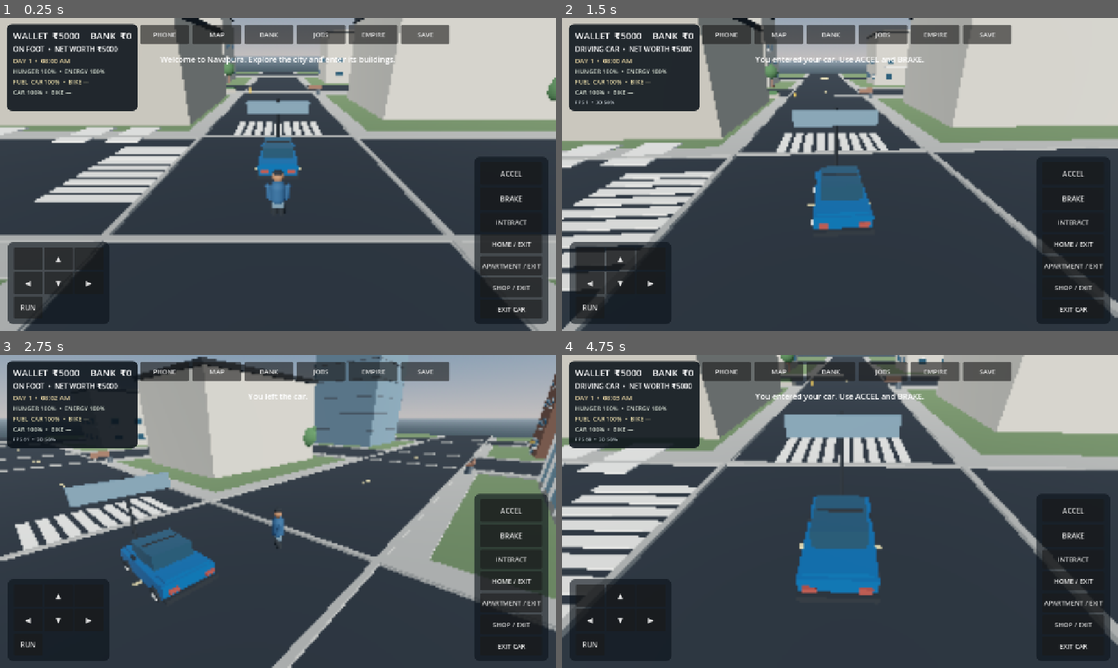
Above: before the commit, frames 1-4 (two rows, left to right).
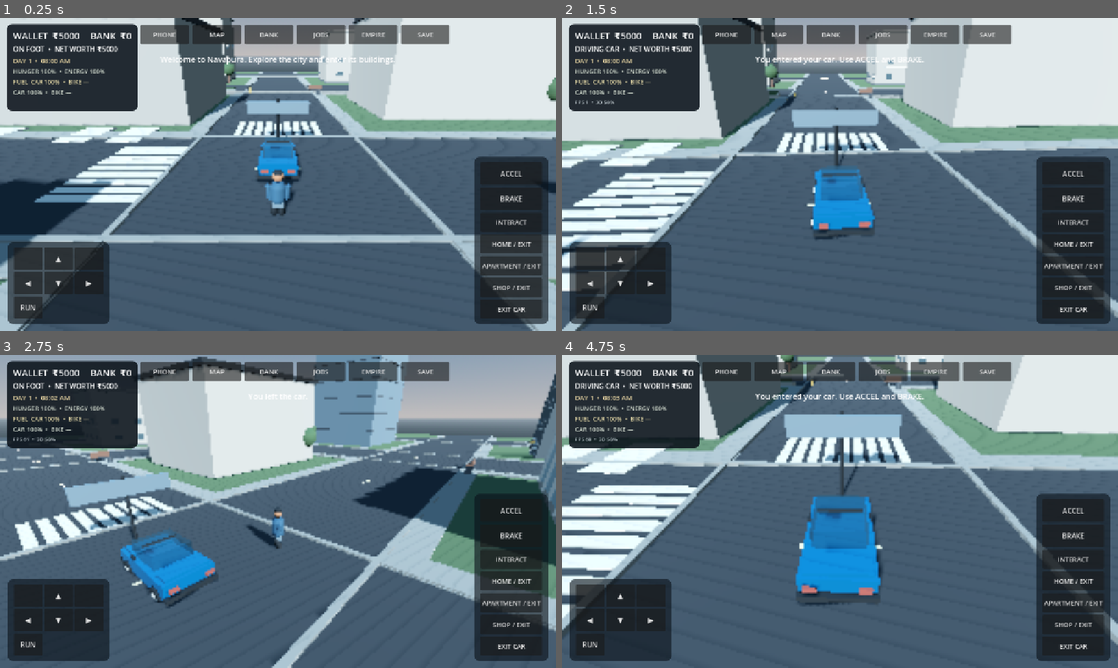
Above: after the commit, the same moments.

Repository: g82202773-coder/-blue-orbit-731
Game: Godot game, scene res://scenes/main.tscn
Same seed, same stepped clock (60 frames per second), same inputs: the game is played once before the commit and once after it.
Inputs (mouse positions are in pixels of both pictures, inside the frame that each line leads up to):
- Up to frame 1 (0.25 s): no input
- Up to frame 2 (1.5 s): move the mouse to (962, 158) at 0.52 s; hold D (move_right) 0.53-1.25 s; tap E (interact) at 0.6 s; click (962, 158) at 0.67 s; drag from (728, 190) to (812, 237) at 1.27 s
- Up to frame 3 (2.75 s): move the mouse to (333, 442) at 2.02 s; hold D (move_right) from 2.03 s (still down); tap E (interact) at 2.1 s
- Up to frame 4 (4.75 s): release D (move_right) at 2.75 s; drag from (812, 574) to (673, 464) at 2.77 s; move the mouse to (1006, 558) at 3.52 s; hold A (move_left) 3.53-4.25 s; tap E (interact) at 3.6 s; drag from (673, 464) to (756, 433) at 4.27 s

The runs differ from the first frame. In frame 1, 74% of the frame differs, in the area x 0-100%, y 0-100%; in frame 2, 74%; in frame 3, 68%; in frame 4, 75%.

Commit message:
Upgrade city to realistic PBR materials, reflective glazing and architectural depth

Diff:
--- a/scripts/main.gd
+++ b/scripts/main.gd
@@ -215,37 +215,63 @@
     showcase_camera.look_at(Vector3(0.0, 0.0, 0.0), Vector3.UP)
 
 func _create_materials() -> void:
+    # Physically based materials: higher-frequency surface response and less
+    # saturated colours help the mobile renderer read as a real city.
     mats = {
-        "asphalt": _material(Color("#292f35"), 0.94),
-        "road_line": _material(Color("#e8d7a0"), 0.78),
-        "sidewalk": _material(Color("#aaa9a3"), 0.88),
-        "grass": _material(Color("#657c55"), 1.0),
-        "concrete": _material(Color("#b8b1a2"), 0.95),
-        "cream": _material(Color("#c9c3b5"), 0.88),
-        "blue": _material(Color("#718b99"), 0.78),
-        "brick": _material(Color("#956c58"), 0.95),
-        "glass": _material(Color("#315b70"), 0.18),
-        "metal": _material(Color("#59636a"), 0.58),
-        "balcony": _material(Color("#d7d3c9"), 0.72),
-        "ac": _material(Color("#d9dedf"), 0.76),
-        "dark": _material(Color("#282d31"), 0.9),
-        "green": _material(Color("#557d50"), 1.0),
-        "skin": _material(Color("#b9825e"), 0.8),
-        "player": _material(Color("#315e83"), 0.78),
-        "car": _material(Color("#176fa8"), 0.24),
-        "yellow": _material(Color("#e6b94e"), 0.55),
-        "white": _material(Color("#e9e5db"), 0.65),
-        "red": _material(Color("#a8493e"), 0.8)
+        "asphalt": _material(Color("#34383b"), 0.96),
+        "road_line": _material(Color("#d8cfad"), 0.82),
+        "sidewalk": _material(Color("#858783"), 0.92),
+        "grass": _material(Color("#4d6044"), 1.0),
+        "concrete": _material(Color("#9b9992"), 0.94),
+        "cream": _material(Color("#aaa69d"), 0.88),
+        "blue": _material(Color("#647681"), 0.76),
+        "brick": _material(Color("#76594b"), 0.93),
+        "glass": _make_glass_material(),
+        "metal": _material(Color("#42494e"), 0.42),
+        "balcony": _material(Color("#b8b8b1"), 0.68),
+        "ac": _material(Color("#b8c0c1"), 0.74),
+        "dark": _material(Color("#202528"), 0.78),
+        "green": _material(Color("#486044"), 1.0),
+        "skin": _material(Color("#a87556"), 0.82),
+        "player": _material(Color("#34556d"), 0.8),
+        "car": _make_car_paint(Color("#176fa8")),
+        "yellow": _material(Color("#c7a75d"), 0.52),
+        "white": _material(Color("#d0cec6"), 0.68),
+        "red": _material(Color("#91483f"), 0.78),
+        "facade_light": _material(Color("#aaa69d"), 0.88),
+        "facade_sand": _material(Color("#9b8e7c"), 0.9),
+        "facade_dark": _material(Color("#62696b"), 0.84),
+        "facade_stone": _material(Color("#8d918e"), 0.94),
+        "window_frame": _material(Color("#30383c"), 0.48),
+        "roof_gravel": _material(Color("#696b68"), 0.98)
     }
 
 func _material(color: Color, rough: float) -> StandardMaterial3D:
     var result := StandardMaterial3D.new()
     result.albedo_color = color
     result.roughness = rough
-    if color == Color("#315b70"):
-        result.metallic = 0.28
-    elif color == Color("#176fa8"):
-        result.metallic = 0.22
+    result.metallic = 0.0
+    result.specular_mode = BaseMaterial3D.SPECULAR_SCHLICK_GGX
+    return result
+
+func _make_glass_material() -> StandardMaterial3D:
+    var result := StandardMaterial3D.new()
+    result.albedo_color = Color(0.18, 0.30, 0.36, 0.48)
+    result.metallic = 0.48
+    result.roughness = 0.12
+    result.transparency = BaseMaterial3D.TRANSPARENCY_ALPHA
+    result.cull_mode = BaseMaterial3D.CULL_DISABLED
+    result.specular_mode = BaseMaterial3D.SPECULAR_SCHLICK_GGX
+    return result
+
+func _make_car_paint(color: Color) -> StandardMaterial3D:
+    var result := StandardMaterial3D.new()
+    result.albedo_color = color
+    result.metallic = 0.42
+    result.roughness = 0.22
+    result.clearcoat_enabled = true
+    result.clearcoat = 0.72
+    result.clearcoat_roughness = 0.18
     return result
 
 func _box_mesh(parent: Node3D, size: Vector3, position: Vector3, material: Material, node_name := "Mesh") -> MeshInstance3D:
@@ -282,11 +308,11 @@
     var sky := Sky.new()
     sky.sky_material = ProceduralSkyMaterial.new()
     environment.sky = sky
-    environment.ambient_light_source = Environment.AMBIENT_SOURCE_COLOR
-    environment.ambient_light_color = Color(0.72, 0.76, 0.82)
-    environment.ambient_light_energy = 0.82
-    environment.ambient_light_color = Color("#c5d0d8")
+    environment.ambient_light_source = Environment.AMBIENT_SOURCE_SKY
+    environment.ambient_light_energy = 0.72
+    environment.reflected_light_source = Environment.REFLECTION_SOURCE_BG
     environment.tonemap_mode = Environment.TONE_MAPPER_FILMIC
+    environment.tonemap_exposure = 1.0
     procedural_sky = sky.sky_material as ProceduralSkyMaterial
     procedural_sky.sky_top_color = Color("#5e8fb8")
     procedural_sky.sky_horizon_color = Color("#c7d7df")
@@ -297,11 +323,13 @@
 
     sun_light = DirectionalLight3D.new()
     sun_light.rotation_degrees = Vector3(-48.0, -32.0, 0.0)
-    sun_light.light_energy = 1.15
+    sun_light.light_energy = 1.05
     # Real-time shadow maps are disproportionately expensive on entry-level phones.
     # Ambient/fill lighting keeps the scene readable without them.
-    sun_light.shadow_enabled = false
-    sun_light.directional_shadow_max_distance = 55.0
+    sun_light.shadow_enabled = true
+    sun_light.shadow_bias = 0.06
+    sun_light.shadow_normal_bias = 1.2
+    sun_light.directional_shadow_max_distance = 48.0
     sun_light.directional_shadow_mode = DirectionalLight3D.SHADOW_PARALLEL_2_SPLITS
     add_child(sun_light)
     _update_day_night()
@@ -340,7 +368,7 @@
                 var center: float = (float(interval[0]) + float(interval[1])) * 0.5
                 _box_mesh(self, Vector3(1.8, 0.14, length), Vector3(road_x + side * 6.9, 0.055, center), mats["sidewalk"], "BlockSidewalk")
 
-    var palettes: Array[Material] = [mats["cream"], mats["blue"], mats["brick"], mats["concrete"]]
+    var palettes: Array[Material] = [mats["facade_light"], mats["facade_sand"], mats["facade_dark"], mats["facade_stone"]]
     var index := 0
     for x in [-60.0, -20.0, 20.0, 60.0]:
         for z in [-60.0, -20.0, 20.0, 60.0]:
@@ -1089,7 +1117,14 @@
     shape_node.shape = shape
     body.add_child(shape_node)
     _box_mesh(body, size, Vector3.ZERO, facade, "BuildingFacade")
-    _box_mesh(body, Vector3(size.x + 0.35, 0.35, size.z + 0.35), Vector3(0.0, size.y * 0.5 + 0.18, 0.0), mats["dark"], "Roof")
+    # Real building massing: recessed plinth, floor slab bands and roof coping.
+    _box_mesh(body, Vector3(size.x + 0.18, 0.42, size.z + 0.18), Vector3(0.0, -size.y * 0.5 + 0.22, 0.0), mats["facade_dark"], "GroundFloorPlinth")
+    _box_mesh(body, Vector3(size.x + 0.24, 0.22, size.z + 0.24), Vector3(0.0, size.y * 0.5 - 0.14, 0.0), mats["facade_light"], "RoofCoping")
+    _box_mesh(body, Vector3(size.x + 0.35, 0.35, size.z + 0.35), Vector3(0.0, size.y * 0.5 + 0.18, 0.0), mats["roof_gravel"], "Roof")
+    # Vertical corner pilasters add depth and catch sunlight at grazing angles.
+    for corner_x in [-1.0, 1.0]:
+        for corner_z in [-1.0, 1.0]:
+            _box_mesh(body, Vector3(0.20, size.y, 0.22), Vector3(corner_x * (size.x * 0.5 - 0.12), 0.0, corner_z * (size.z * 0.5 - 0.12)), mats["facade_light"], "FacadeCornerPilaster")
     var parapet_y := size.y * 0.5 + 0.42
     roof_parapet_transforms.append(Transform3D(Basis.IDENTITY, center + Vector3(0.0, parapet_y, -size.z * 0.5)))
     roof_parapet_transforms.append(Transform3D(Basis.IDENTITY, center + Vector3(0.0, parapet_y, size.z * 0.5)))
@@ -1157,13 +1192,13 @@
 
 func _build_window_batch() -> void:
     var window_mesh := BoxMesh.new()
-    window_mesh.size = Vector3(1.5, 1.05, 0.10)
+    window_mesh.size = Vector3(1.5, 1.05, 0.055)
     _create_multimesh_batch(window_mesh, mats["glass"], window_transforms, "InstancedCityWindows")
     var trim_mesh := BoxMesh.new()
     trim_mesh.size = Vector3(11.5, 0.13, 0.18)
     _create_multimesh_batch(trim_mesh, mats["white"], trim_transforms, "InstancedFacadeTrims")
     var frame_mesh := BoxMesh.new()
-    frame_mesh.size = Vector3(0.09, 0.09, 0.13)
+    frame_mesh.size = Vector3(0.075, 0.075, 0.11)
     _create_multimesh_batch(frame_mesh, mats["white"], facade_frame_transforms, "InstancedWindowFrames")
     var balcony_slab := BoxMesh.new()
     balcony_slab.size = Vector3(1.95, 0.12, 0.62)
